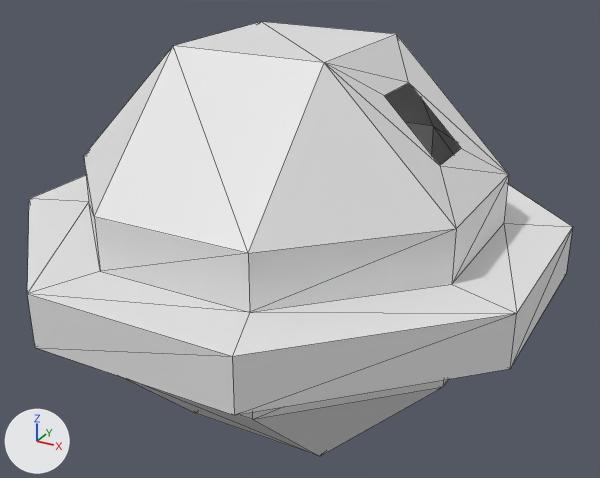
An edit to the OBJ model src/!SpaceGame/assets/Untitled.obj, drawn before and after from the same camera.
The view is the same before and after, from a 50 mm lens placed at (7.81, -13.77, 6.85), pointed at (0.2, 0.07, -0.07). The axes (+X, +Y, +Z) are drawn at lower left. The lights are the same throughout. The picture after the commit comes second. Mesh edges are drawn as thin lines. Where no turn or scale is listed for an object, it has been applied to the vertices.
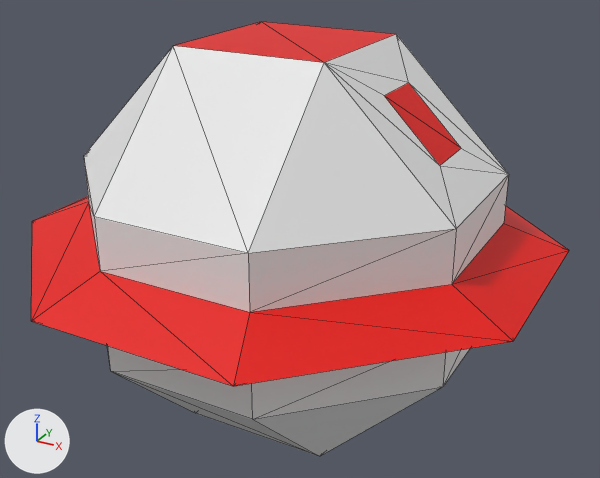
Patch to the scene script:
```diff
--- a/src/!SpaceGame/assets/Untitled.obj.py
+++ b/src/!SpaceGame/assets/Untitled.obj.py
@@ mat_0 @@
+mat_0 = principled_material('0')
+mat_0.base_color = (0.8, 0.8, 0.8)  # white #e7e7e7
@@ mat_32 @@
+mat_32 = principled_material('32')
+mat_32.base_color = (0.8, 0.00346, 0.0)  # red #e70b00
@@ me_cube @@
 # used by ob_cube; location = (0.0, 0.0, 0.0)
-me_cube.from_pydata(...)  # 72 vertices, 132 faces; spans x -5.24..5.24, y -5.24..5.24, z -4.0..4.0
+me_cube.from_pydata(...)  # 64 vertices, 124 faces; spans x -5.24..5.24, y -5.24..5.24, z -4.0..4.0
+# me_cube part 1
+# 16 vertices are removed from x -5.24..5.24, y -5.24..5.24, z -0.51..0.51
+# 48 faces are deleted
+# 8 vertices are added at x -5.24..5.24, y -5.24..5.24, z 0.0
+# 40 new faces join them, mat_32 (red #e70b00)
+# me_cube part 2: 4 faces spanning x -1.53..1.53, y -1.53..1.53, z -4.0..4.0 switch from no material to mat_32 (red #e70b00)
+me_cube.materials.append(mat_0)  # white #e7e7e7
```

Where the change shows, as pixel boxes (x1, y1, x2, y2) in the pictures (600 x 478 px; the box of a moved part takes in the faces that stretch with it):
'Cube', reshaped
    before: (27, 22, 573, 456)
    after: (31, 22, 569, 456)
part 1 of me_cube, moved or reshaped
    before: (27, 175, 573, 416)
    after: (31, 83, 569, 386)
part 2 of me_cube, recoloured (white to red)
    both: (174, 22, 395, 63)
